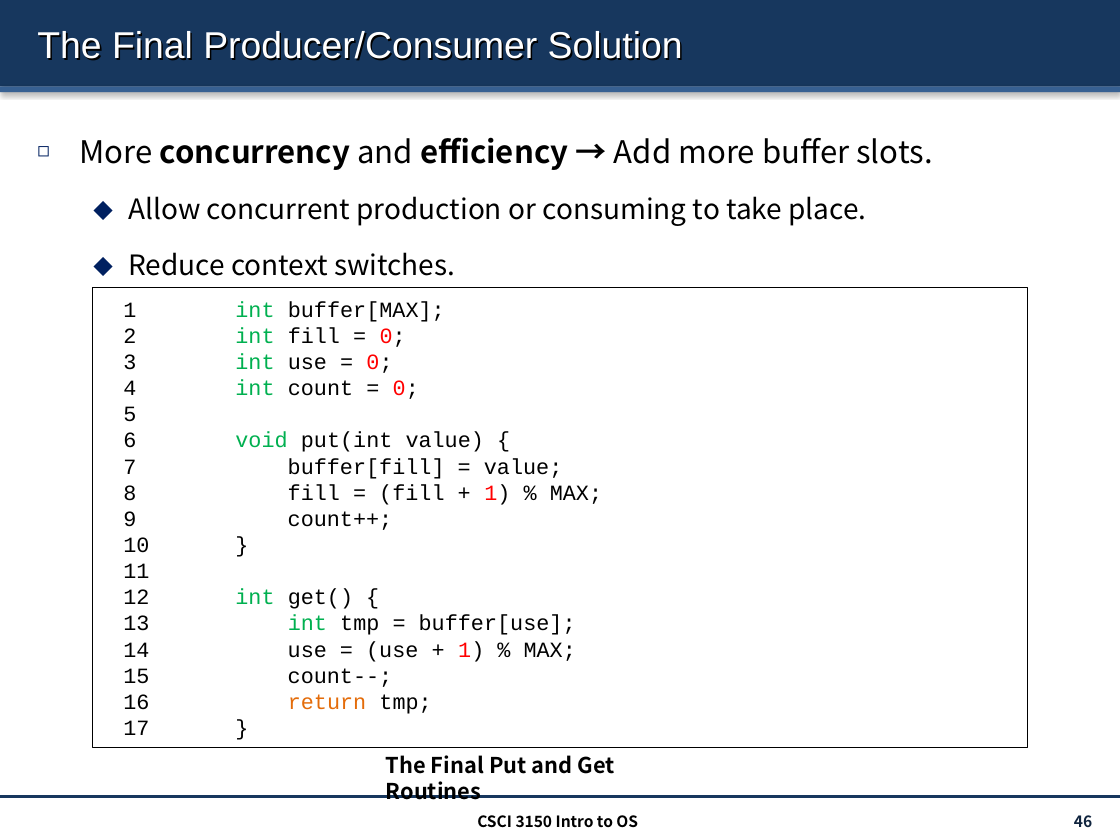
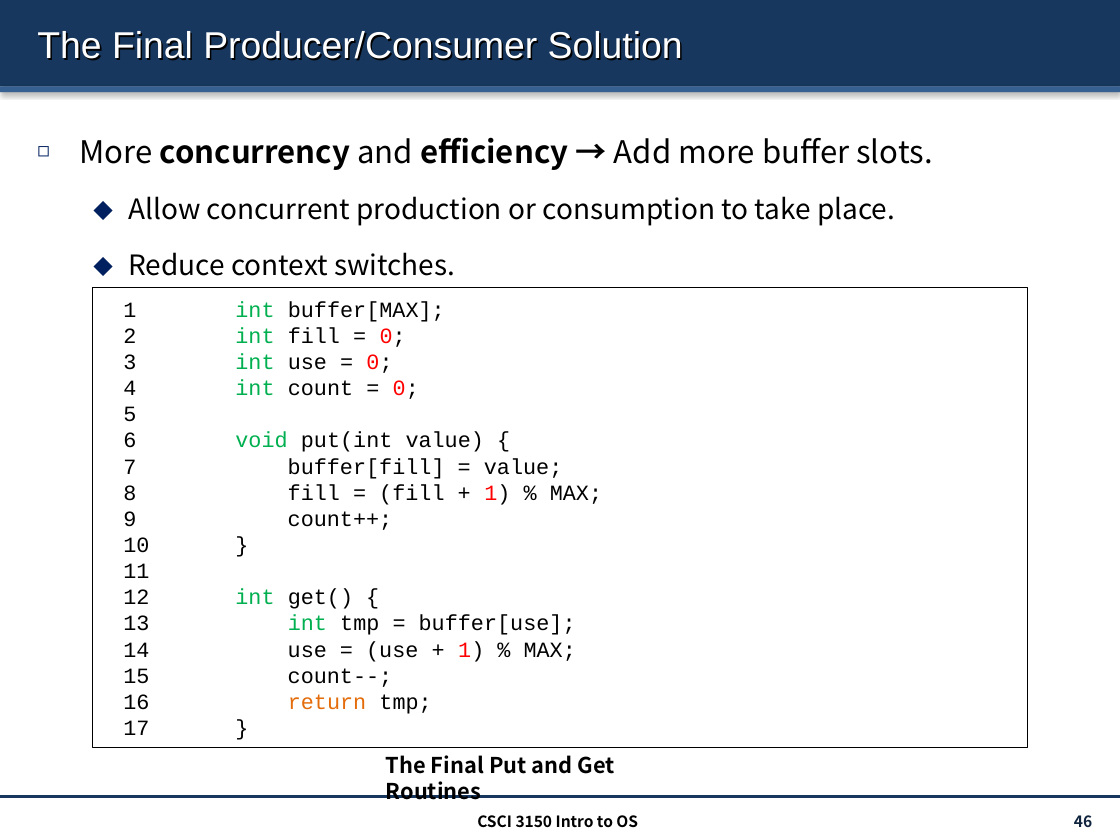
Before and after one commit to henryhxu/CSCI3150, a slide deck: slide 46 of lectures/lec6_cv.pptx. Drawn at 1120x840 pixels with LibreOffice and Linux fonts; fonts in the diff are those of the drawing. Boxes give left, top, right and bottom in pixels: in the first picture for what was removed or moved away, otherwise in the second. Text is boxed around its words. In the diff, an @@ line names an element or a change of style, - is before the commit and + after.

```diff
--- a/lectures/lec6_cv.pptx
+++ b/lectures/lec6_cv.pptx
@@ text at (x1=128, y1=196, x2=895, y2=226): text changed @@
-  ⬥ Allow concurrent production or consuming to take place.
+  ⬥ Allow concurrent production or consumption to take place.
```
Also in this commit, not shown: 2 other slides changed, 2 other files.
